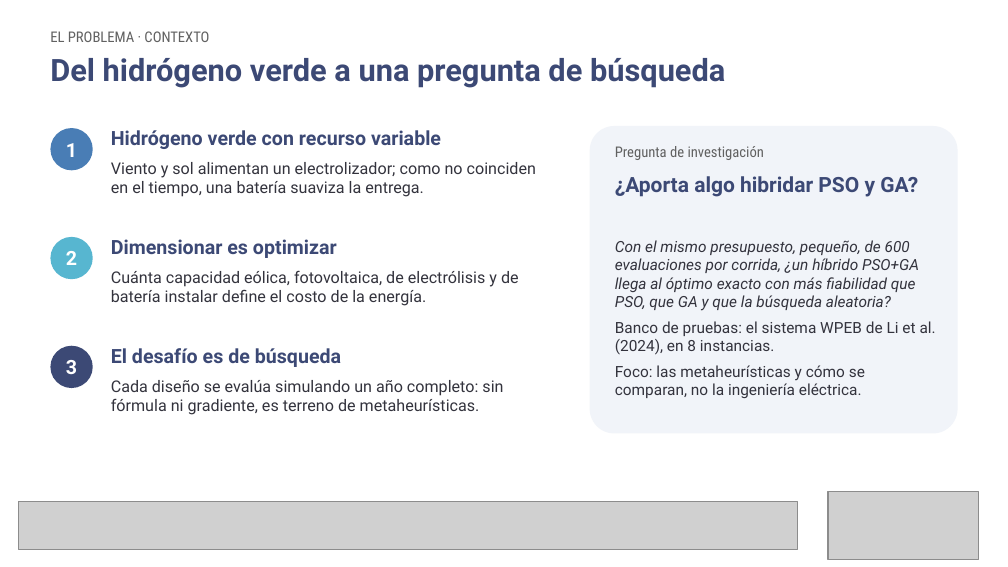
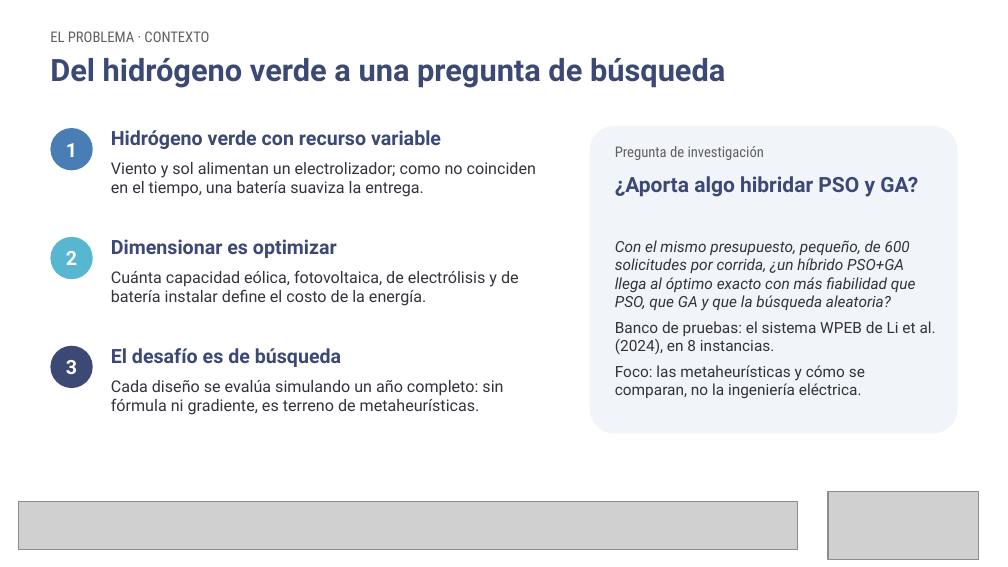
Before and after one commit to TanoOliva/H2-HRES-METAHEURISTICS-METHODS, a slide deck: slide 4 of presentacion/Presentacion_defensa_tesis_LOliva_v3.pptx. Drawn at 1008x567 pixels with LibreOffice and Linux fonts; fonts in the diff are those of the drawing; grey boxes stand for pictures. Boxes give left, top, right and bottom in pixels: in the first picture for what was removed or moved away, otherwise in the second. Text is boxed around its words. In the diff, an @@ line names an element or a change of style, - is before the commit and + after.

```diff
--- a/presentacion/Presentacion_defensa_tesis_LOliva_v3.pptx
+++ b/presentacion/Presentacion_defensa_tesis_LOliva_v3.pptx
@@ text at [615,240,916,310]: text changed @@
-Con el mismo presupuesto, pequeño, de 600 evaluaciones por corrida, ¿un híbrido PSO+GA llega al óptimo exacto con más fiabilidad que PSO, que GA y que la búsqueda aleatoria?
+Con el mismo presupuesto, pequeño, de 600 solicitudes por corrida, ¿un híbrido PSO+GA llega al óptimo exacto con más fiabilidad que PSO, que GA y que la búsqueda aleatoria?
```
Also in this commit, not shown: 2 other slides changed, 15 other files.
